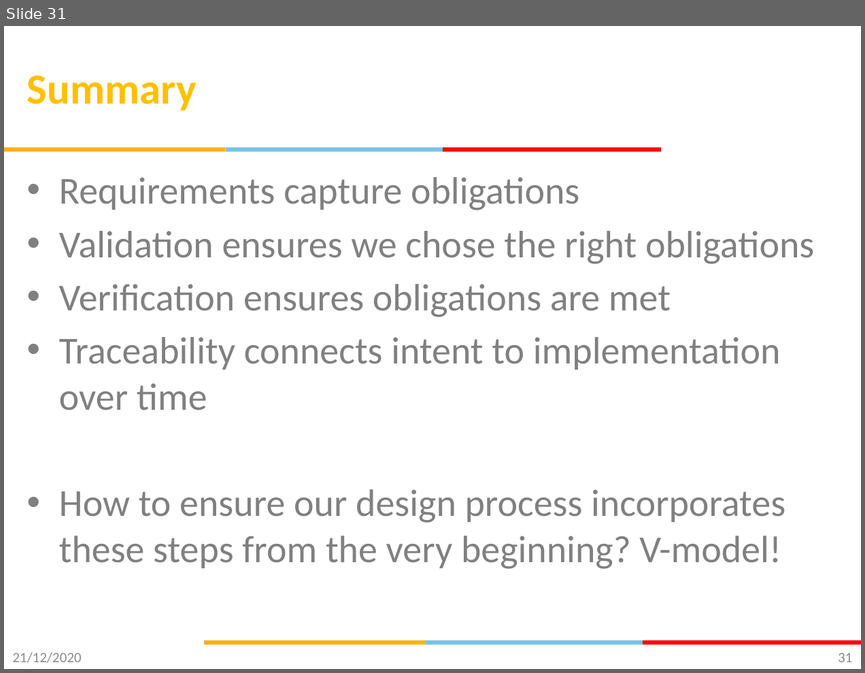
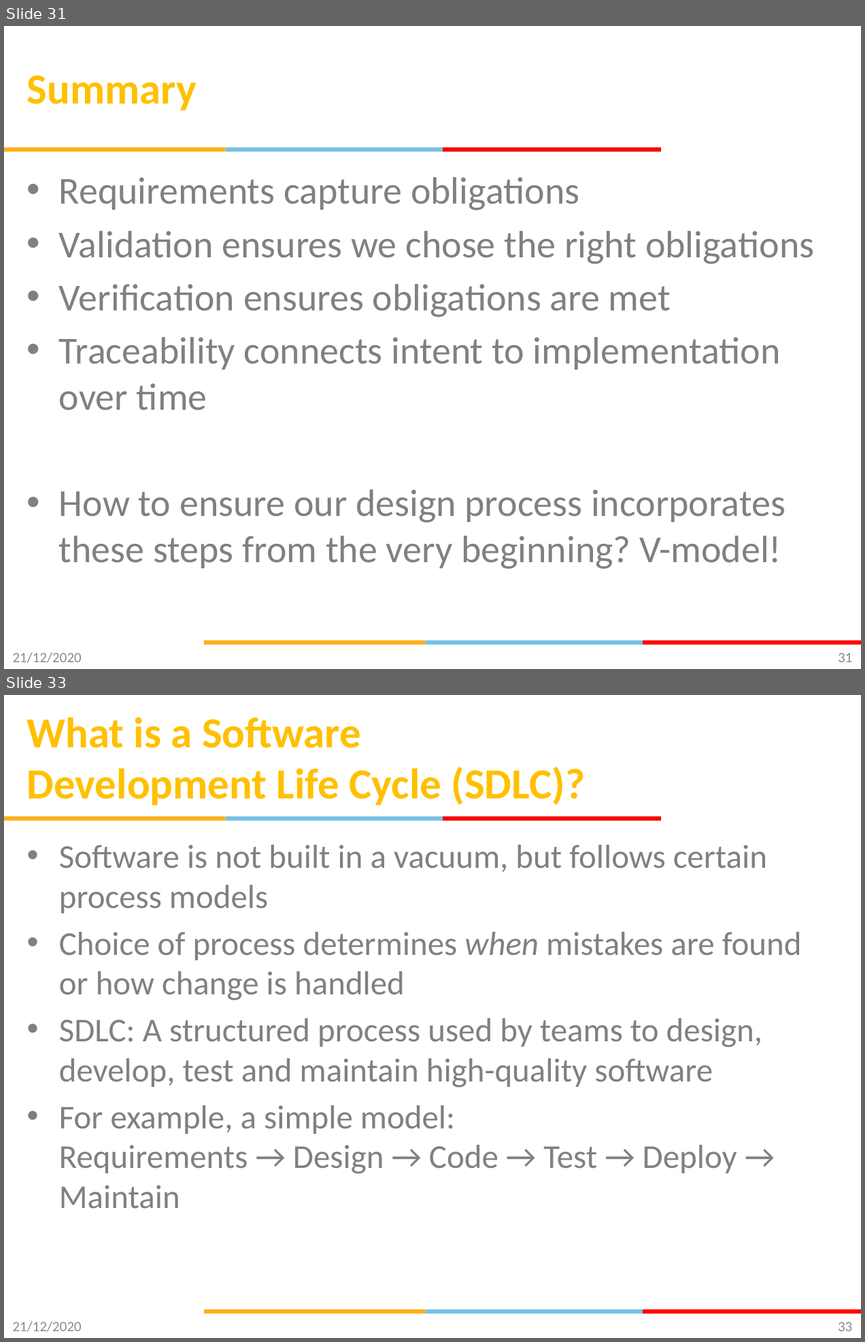
Before and after one commit to gsaurabhr-teaching/csg523-material, a slide deck: Lec-3-5-requirements.pptx. Shown one above the other, each under a label of ours: slide 31 before the commit, slides 31 and 33 after it; the slides between them are not shown. The pictures are 865x673 and 865x1342 pixels, drawn with LibreOffice and Linux fonts; fonts in the diff are those of the drawing; background and template pictures are left out. Boxes give left, top, right and bottom in pixels: in the first picture for what was removed or moved away, otherwise in the second. Text is boxed around its words. In the diff, an @@ line names an element or a change of style, - is before the commit and + after.

Commit message:
sdlc models added

```diff
--- a/Lec-3-5-requirements.pptx
+++ b/Lec-3-5-requirements.pptx
@@ slide 33 added at (4,695,861,1338), background #FFFFFF; not listed: 6 template elements that a slide beside it also shows @@
@@ title added at (27,717,585,805), 36 pt, text #FFC000, bold @@
+What is a Software Development Life Cycle (SDLC)?
@@ text added at (59,845,802,1208), 28 pt, text #808080 @@
+• Software is not built in a vacuum, but follows certain process models
+• Choice of process determines when mistakes are found or how change is handled
+• SDLC: A structured process used by teams to design, develop, test and maintain high-quality software
+• For example, a simple model:
+  Requirements → Design → Code → Test → Deploy → Maintain
@@ text added at (13,1321,82,1331), 12 pt, text #8C8C8C @@
+21/12/2020
@@ page number added at (838,1321,852,1331), 12 pt, text #898989 @@
+33
```
Also in this commit, not shown: 11 other slides added.
